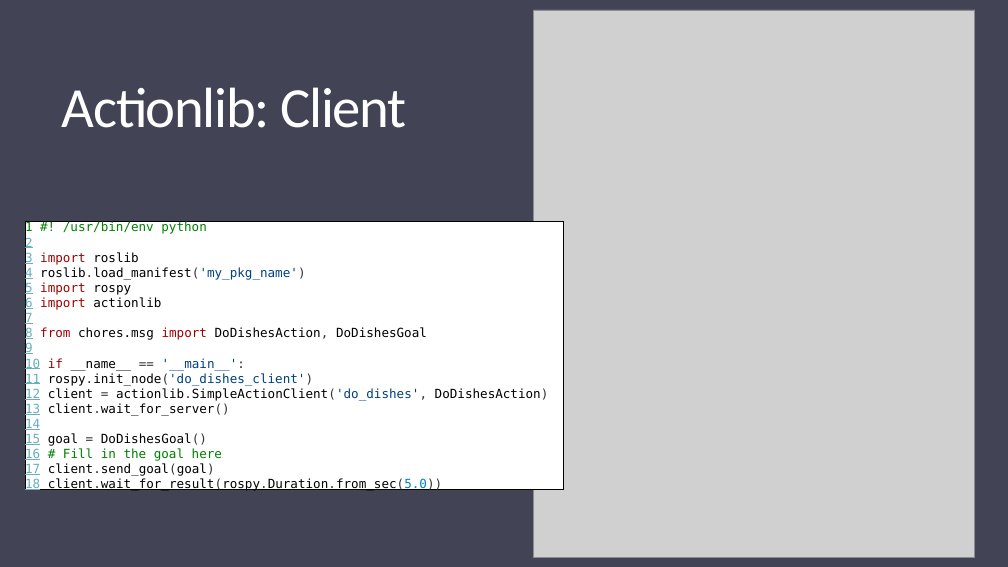
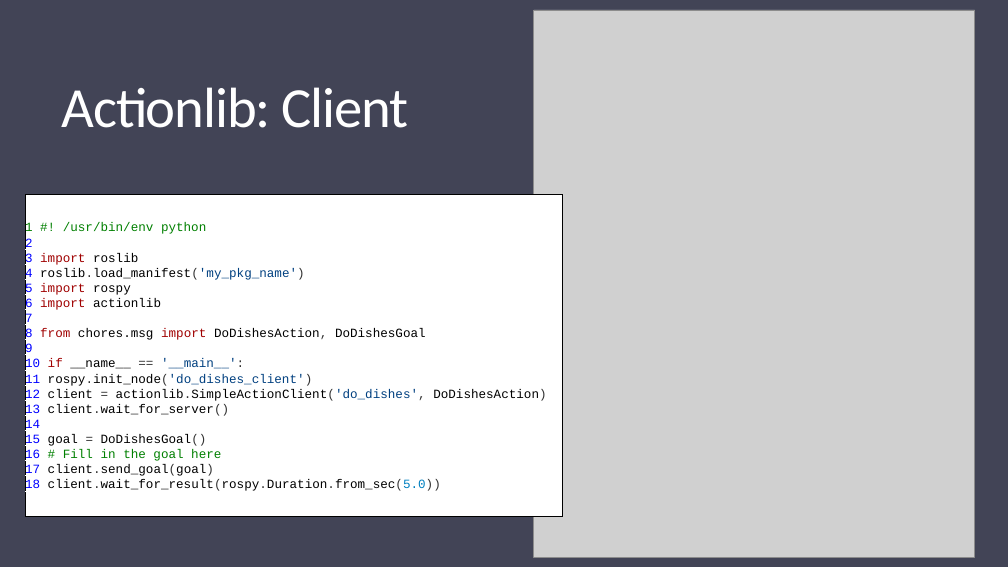
Before and after one commit to ObjExtract/ROS-Spring2019, a slide deck: slide 25 of week5/ROS Course Week 5.pptx (slide 23 before the commit). Drawn at 1008x567 pixels with LibreOffice and Linux fonts; fonts in the diff are those of the drawing; grey boxes stand for pictures. Boxes give left, top, right and bottom in pixels: in the first picture for what was removed or moved away, otherwise in the second. Text is boxed around its words. In the diff, an @@ line names an element or a change of style, - is before the commit and + after.

```diff
--- a/week5/ROS Course Week 5.pptx
+++ b/week5/ROS Course Week 5.pptx
@@ text "Actionlib: Client" at (62, 87, 408, 128): letter spacing -1.2 to -1.1 pt @@
@@ rectangle "1 #! /usr/bin/env python": place and size @@
-rectangle "1 #! /usr/bin/env python" at (25, 218, 563, 493)
+rectangle "1 #! /usr/bin/env python" at (25, 195, 563, 516)
@@ rectangle "1 #! /usr/bin/env python" at (25, 195, 563, 516): font DejaVu Sans Mono to Courier New; text colour #67AFBD to #0000FF in "2", "3", "4", "5" and 13 more places; text to rectangle @@
```
Also in this commit, not shown: 23 other slides changed, 2 slides added, 7 other files.
